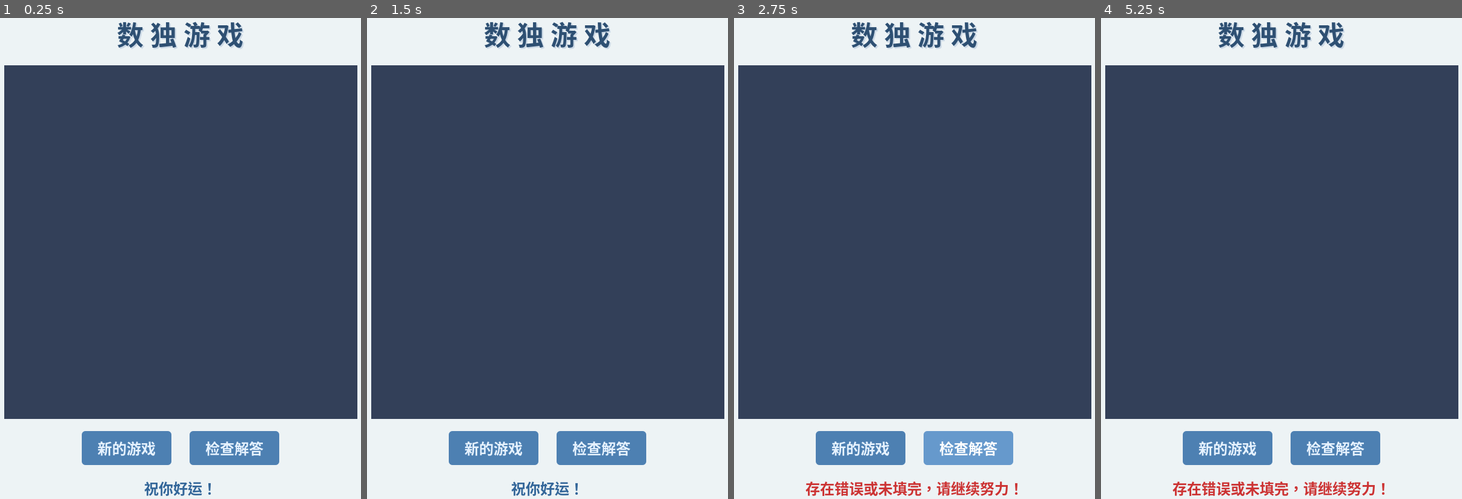
Above: before the commit, frames 1-4 (left to right).
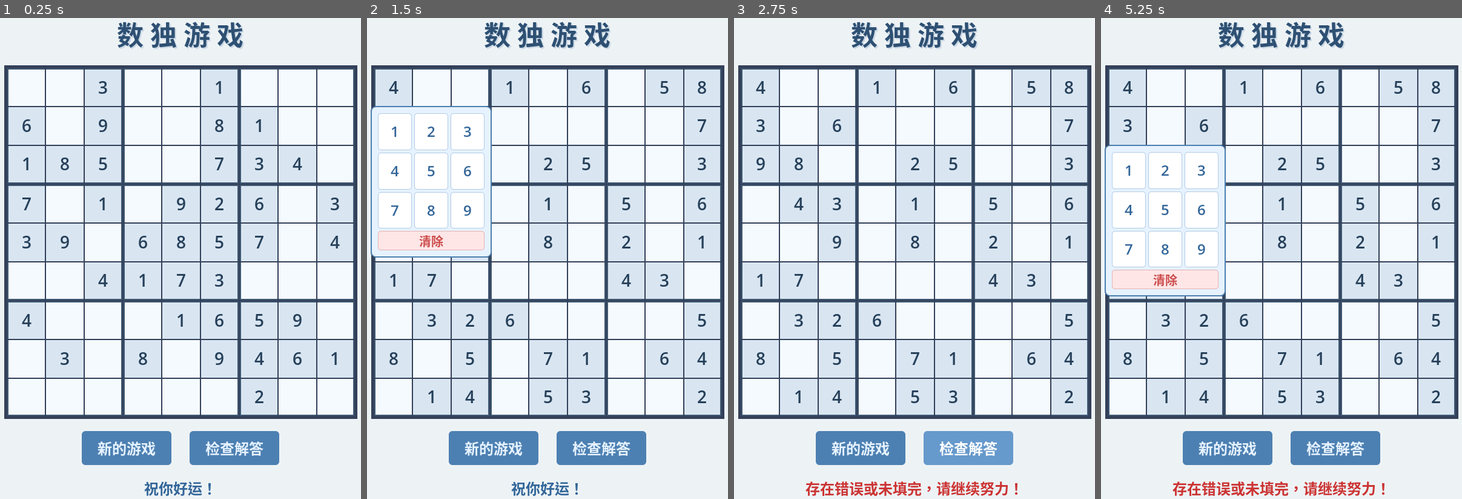
Above: after the commit, the same moments.

Repository: neouuid/NeoGameSukudo
Game: Godot game, scene res://Main.tscn
The game is run twice, just before and just after one commit, with the same random seed, the same clock (stepped at 60 frames per second) and the same inputs.
Inputs (mouse positions are in pixels of both pictures, inside the frame that each line leads up to):
- Up to frame 1 (0.25 s): no input
- Up to frame 2 (1.5 s): click "新的游戏" at 0.5 s; click (431, 85) at 1.27 s
- Up to frame 3 (2.75 s): click "检查解答" at 2 s
- Up to frame 4 (5.25 s): click (1205, 85) at 2.77 s; click (1281, 85) at 3.52 s; click (1360, 85) at 4.27 s; click (1165, 123) at 5.02 s

The runs differ from the first frame. In frame 1, 65% of the frame differs, in the area x 2-99%, y 10-83%; in frame 2, 66%, in the area x 1-99%, y 10-83%; in frame 3, 65%; in frame 4, 66%.
Error before the commit: Cannot call method 'add_child' on a null value. (res://Main.gd:152)

Commit message:
feat: enhance UI responsiveness with AspectRatioContainer

Diff:
--- a/Main.gd
+++ b/Main.gd
@@ -1,6 +1,6 @@
 extends Control
 
-@onready var grid_container: GridContainer = $VBoxContainer/CenterContainer/GridBg/MarginContainer/GridContainer
+@onready var grid_container: GridContainer = $VBoxContainer/AspectRatioContainer/GridBg/MarginContainer/GridContainer
 @onready var status_label: Label = $VBoxContainer/Status
 @onready var new_game_btn: Button = $VBoxContainer/HBoxContainer/NewGameBtn
 @onready var check_btn: Button = $VBoxContainer/HBoxContainer/CheckBtn
Not shown, changed: README.md
